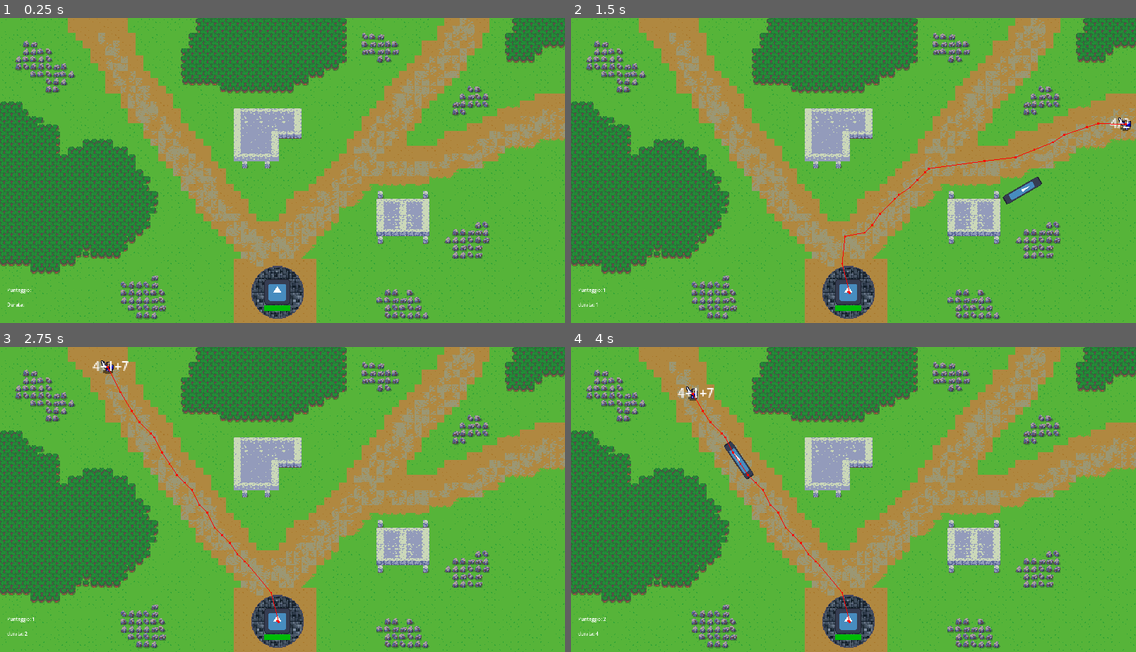
Above: before the commit, frames 1-4 (two rows, left to right).
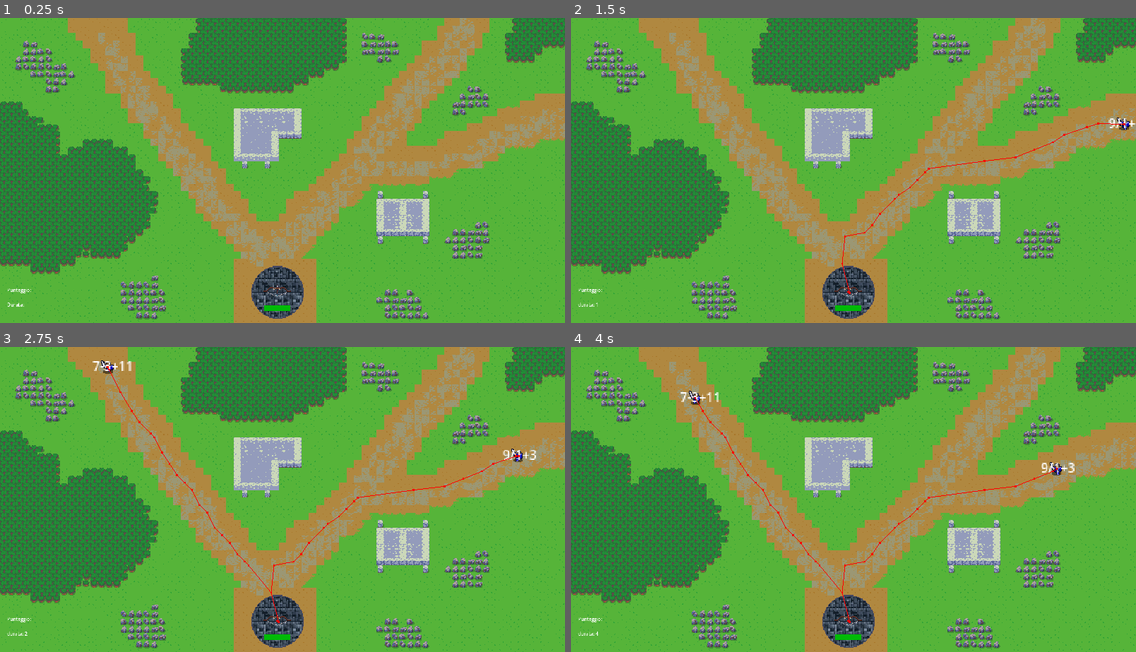
Above: after the commit, the same moments.

Repository: StefanoGavatta/MatematicaLanParty
Game: Godot game, scene res://world/world.tscn
Two runs of this game, one before a commit and one after it. Both use one fixed random seed, a clock stepped at 60 frames per second and the inputs below. The engine's default icon, where the game draws it, is replaced by a stand-in: a white triangle on a blue panel in a dark square.
Inputs:
- Up to frame 1 (0.25 s): no input
- Up to frame 2 (1.5 s): tap Enter at 0.5 s
- Up to frame 3 (2.75 s): no input
- Up to frame 4 (4 s): no input

The runs differ from the first frame. In frame 1, 0.3% of the frame differs, in the area x 46-52%, y 85-94%; in frame 2, 0.6%; in frame 3, 0.7%; in frame 4, 0.9%, in the area x 5-90%, y 12-94%.

Commit message:
sistemato bug creazione espressioni e aggiunto sprite arco + freccia

Diff:
--- a/Cavalieri/cavaliere.gd
+++ b/Cavalieri/cavaliere.gd
@@ -56,7 +56,7 @@
 			velocità = 30
 
 
-func indovinatoMet():
-	indovinato = true
-	await get_tree().create_timer(4).timeout
-	queue_free()
+#func indovinatoMet():
+	#indovinato = true
+	#await get_tree().create_timer(4).timeout
+	#queue_free()
--- a/Cavalieri/distruggi_cavalieri.gd
+++ b/Cavalieri/distruggi_cavalieri.gd
@@ -6,29 +6,44 @@
 @onready var cavalieri: Node = $"../GeneratoreDiCavalieri/Cavalieri"
 @onready var input: LineEdit = $"../Input/Input"
 @onready var testo_vis: Label = $"../Input/SkinInput"
+@onready var bersaglio_sprite: AnimatedSprite2D = %Bersaglio/Sprite2D
+@onready var freccia: Sprite2D = %Bersaglio/Sprite2D2
 
 #controlla ogni frame che nella casella input sia presente il valore corretto
 func _process(delta: float) -> void:
 	var cavalieriPresenti = cavalieri.get_children()
 	for i in range(len(cavalieriPresenti)):
 		if input.text == str(cavalieriPresenti[i].risultato) && !cavalieriPresenti[i].indovinato:
-			cavalieriPresenti[i].indovinatoMet()
+			bersaglio_sprite.look_at(cavalieriPresenti[i].global_position)
+			freccia.look_at(cavalieriPresenti[i].global_position)
+			$"../Input".resetInput()
+			istanziaProiettile(cavalieriPresenti[i])
+			cavalieriPresenti[i].indovinato =  true
 			cavalieriPresenti[i].velocità = cavalieriPresenti[i].velocità / 2
-			istanziaProiettile(cavalieriPresenti[i])
-			$"../Input".resetInput()
+			if !bersaglio_sprite.is_playing():
+				bersaglio_sprite.play("default")
+				freccia.visible = false
+				await bersaglio_sprite.animation_finished
+				freccia.visible = true
+
+
+
+
+
 
 #!!DEBUG!!
 var cavalieriDistrutti = 0
 
 #crea il proiettile e gli da i valori
 func istanziaProiettile(nemico: CharacterBody2D):
-		var colpoINST = colpo.instantiate()
-		colpoINST.position = %Bersaglio.position
-		colpoINST.direzione = nemico.position
-		colpoINST.bersaglio = nemico
-		add_child(colpoINST)
+	print("colpo istanziato")
+	var colpoINST = colpo.instantiate()
+	colpoINST.position = %Bersaglio.position
+	colpoINST.direzione = nemico.position
+	colpoINST.bersaglio = nemico
+	add_child(colpoINST)
 
 
-		#!!RIMUOVERE DOPO DEBUG!!
-		cavalieriDistrutti += 1
-		$"../Punteggio".text = "Punteggio: "+str(cavalieriDistrutti)
+	#!!RIMUOVERE DOPO DEBUG!!
+	cavalieriDistrutti += 1
+	$"../Punteggio".text = "Punteggio: "+str(cavalieriDistrutti)
--- a/Cavalieri/genera_espressione.gd
+++ b/Cavalieri/genera_espressione.gd
@@ -1,149 +1,171 @@
 @icon("res://Icons/node/icon_parchment.png")
+extends Node
 
-extends Node
-#!!!!SCRIPT ALTAMENTE POCO EFFICIENTE!!!!
-
-
-#lambda function per determinare la difficoltà in base alle probabilità
-var difficolta = func():
-	var numeroID = randi_range(1,10)
-	if numeroID > 0 && numeroID <= 5:
-		return 1
-	elif numeroID > 5 && numeroID <= 8:
-		return 2
-	elif numeroID >= 9:
-		return 3
+# Configuration
+@export var numeroMin: int = 1
+@export var numeroMax: int = 12
 
 @onready var espressione: Label = $"../Espressione"
 @onready var risultato: Label = $"../Risultato"
 
-@export var numeroMin: int = 1
-@export var numeroMax: int = 12
+# Difficulty levels and their probabilities
+var difficulty_ranges = {
+	"easy": {"range": [1, 5], "value": 1},
+	"medium": {"range": [6, 8], "value": 2},
+	"hard": {"range": [9, 10], "value": 3}
+}
 
-#chiama la lambda function e affida il valore
+func get_difficulty() -> int:
+	var roll = randi_range(1, 10)
+	for difficulty in difficulty_ranges.values():
+		if roll >= difficulty.range[0] and roll <= difficulty.range[1]:
+			return difficulty.value
+	return 1  # Default to easy if something goes wrong
+
 func _ready() -> void:
-	difficolta = difficolta.call()
-	get_parent().difficolta = difficolta
-	calcolatore(AssemblaNumero(selezionaNumeri(difficolta)))
+	var current_difficulty = get_difficulty()
+	get_parent().difficolta = current_difficulty
+	generate_valid_expression(current_difficulty)
 
-#seleziona da 2 a 4 numeri e inserisce nell'array
-func selezionaNumeri(difficolta: int)->Array:
-	var numeri = []
-	for i in range(difficolta):
-		numeri.append(randi_range(numeroMin,numeroMax))
-	return numeri
+func generate_valid_expression(difficulty: int) -> void:
+	var valid = false
+	var attempts = 0
+	var max_attempts = 10  # Prevent infinite loops
 
-#inserisce in mezzo ai numeri uno tra i 4 simboli(* e /) possono esseree utilizzati solo una volta
-func AssemblaNumero(numeri:Array):
-	var positions = -1
-	var simboli = ["+","-","*","/"]
-	for i in range(difficolta):
-		if positions < len(numeri):
-			positions += 2
-			numeri.insert(positions,simboli.pick_random())
+	while !valid and attempts < max_attempts:
+		var numbers = select_numbers(difficulty)
+		var expression_array = assemble_expression(numbers)
+		var result = calculate_expression(expression_array)
 
-			if "*" in numeri and simboli.has("*"):
-				simboli.erase("*")
-			if "/" in numeri and simboli.has("/"):
-				simboli.erase("/")
+		if is_valid_result(result):
+			display_expression(expression_array, result)
+			valid = true
+		else:
+			attempts += 1
 
-	numeri.append(randi_range(numeroMin,numeroMax))#aggiunge l'ultimo numero
-	return numeri
+	if !valid:
+		# Fallback to a simple expression if we couldn't generate a valid one
+		generate_fallback_expression()
 
-func calcolatore(numeri:Array):
-	get_parent().risultato = verificaRisultato(trovaX(numeri))
+func select_numbers(difficulty: int) -> Array:
+	var numbers = []
+	for i in range(difficulty + 1):
+		numbers.append(int(randi_range(numeroMin, numeroMax)))
+	return numbers
 
-	if nuoviNumeri != null:#se l'espressione è stata cambiata scriverà i nuovi valori
-		for i in len(nuoviNumeri):
-			espressione.text += str(nuoviNumeri[i])
-	else: #altrimenti userà quella base
-		for i in len(numeri):
+func assemble_expression(numbers: Array) -> Array:
+	var expression = []
+	var available_operators = ["+", "-", "*", "/"]
+	var complex_operators = ["*", "/"]
 
+	var complex_op_count = 0
+	var max_complex_ops = 1
 
-			espressione.text += str(numeri[i])
+	for i in range(len(numbers) - 1):
+		expression.append(int(numbers[i]))
 
-	risultato.text = str(get_parent().risultato) #!!!!!! debug !!!
+		var valid_operators = available_operators.duplicate()
+		if complex_op_count >= max_complex_ops:
+			valid_operators = valid_operators.filter(func(op): return op not in complex_operators)
+
+		var operator = valid_operators[randi() % len(valid_operators)]
+		expression.append(operator)
+
+		if operator in complex_operators:
+			complex_op_count += 1
+
+	expression.append(int(numbers[-1]))
+	return expression
+
+func is_valid_result(result) -> bool:
+	if result == null:
+		return false
+	if typeof(int(result)) != TYPE_INT:
+		return false
+	if int(result) < 1:
+		return false
+	return true
+
+func safe_convert_to_int(value) -> int:
+	if typeof(value) == TYPE_STRING:
+		if not value.is_valid_int():
+			return 0
+		return value.to_int()
+	elif typeof(value) == TYPE_INT:
+		return value
+	elif typeof(value) == TYPE_FLOAT:
+		return int(value)
+	return 0
+
+func calculate_expression(expr: Array):
+	var calc_array = expr.duplicate()
+
+	# First pass: Handle multiplication and division
+	var i = 0
+	while i < calc_array.size():
+		if i + 2 >= calc_array.size():
+			break
+
+		var current_operator = str(calc_array[i + 1])
+		if current_operator == "*" or current_operator == "/":
+			var left = safe_convert_to_int(calc_array[i])
+			var right = safe_convert_to_int(calc_array[i + 2])
+			var result
+
+			if current_operator == "*":
+				result = left * right
+			else:  # Division
+				if right == 0 or left % right != 0:
+					return null
+				result = left / right
+
+			# Replace the three items with the result
+			calc_array[i] = result
+			calc_array.remove_at(i + 1)  # Remove operator
+			calc_array.remove_at(i + 1)  # Remove second number
+		else:
+			i += 2
+
+	# Second pass: Handle addition and subtraction
+	i = 0
+	while i < calc_array.size():
+		if i + 2 >= calc_array.size():
+			break
+
+		var current_operator = str(calc_array[i + 1])
+		var left = safe_convert_to_int(calc_array[i])
+		var right = safe_convert_to_int(calc_array[i + 2])
+		var result
+
+		if current_operator == "+":
+			result = left + right
+		elif current_operator == "-":
+			result = left - right
+
+		# Replace the three items with the result
+		calc_array[i] = result
+		calc_array.remove_at(i + 1)  # Remove operator
+		calc_array.remove_at(i + 1)  # Remove second number
+
+	return safe_convert_to_int(calc_array[0])
+
+func display_expression(expr_array: Array, result: int) -> void:
+	var expr_text = ""
+	for item in expr_array:
+		expr_text += str(item)
+
+	espressione.text = expr_text
+	risultato.text = str(result)
+	get_parent().risultato = int(result)
 
 	#var operazioni = FileAccess.open("res://operazioni.txt", FileAccess.READ_WRITE)
 	#operazioni.seek_end()
-	#operazioni.store_string(espressione.text + " = "+ risultato.text + "\n")
+	#operazioni.store_string(expr_text + " = " + str(result) + "\n")
 	#operazioni.close()
-	queue_free() #si autodistrugge perchè ormai inutile
 
-
-var nuoviNumeri= null
-func verificaRisultato(risultato):
-
-	# si assicura che il valore sia intero
-	if typeof(risultato) == TYPE_FLOAT or risultato is float or risultato < 1:
-		nuoviNumeri = AssemblaNumero(selezionaNumeri(difficolta))
-		return verificaRisultato(trovaX(nuoviNumeri))
-
-	# converte in intero
-	return int(risultato)
-
-
-
-func trovaX(numeri:Array):
-	var calcolati = numeri.duplicate()
-
-	#ci assicuriamo che le divisioni non generi floats (unico operatore che può farlo)
-	while "/" in calcolati:
-		var indice = calcolati.find("/")
-		if indice > 0 and indice < calcolati.size() - 1:
-			# affidiamo divisore e dividendo
-			var divisore = calcolati[indice+1]
-			var dividendo = calcolati[indice-1]
-
-			#se float ricalcoliamo restituendo zero perciò verrà ricreata per le regole
-			#messe in "verificaRisultato()"
-			if dividendo % divisore != 0:
-				return 0
-
-			#vengono presi i numeri 1 posizione avanti e una indietro al segno
-			#e vengono confrontate secondo quest'ultimo per poi venire utto rimosso
-			#e lasciato un solo valore
-			var numero = dividendo / divisore
-			calcolati.remove_at(indice+1)
-			calcolati.remove_at(indice)
-			calcolati.remove_at(indice-1)
-			calcolati.insert(indice-1, numero)
-		else:
-			break
-
-	#calcoliamo il resto dei segni che non forniscono particolari problematiche
-	while "*" in calcolati:
-		var indice = calcolati.find("*")
-		if indice > 0 and indice < calcolati.size() - 1:
-			var numero = calcolati[indice-1] * calcolati[indice+1]
-			calcolati.remove_at(indice+1)
-			calcolati.remove_at(indice)
-			calcolati.remove_at(indice-1)
-			calcolati.insert(indice-1, numero)
-		else:
-			break
-
-	while "+" in calcolati or "-" in calcolati:
-		if "+" in calcolati:
-			var indice = calcolati.find("+")
-			if indice > 0 and indice < calcolati.size() - 1:
-				var numero = calcolati[indice-1] + calcolati[indice+1]
-				calcolati.remove_at(indice+1)
-				calcolati.remove_at(indice)
-				calcolati.remove_at(indice-1)
-				calcolati.insert(indice-1, numero)
-			else:
-				break
-
-		elif "-" in calcolati:
-			var indice = calcolati.find("-")
-			if indice > 0 and indice < calcolati.size() - 1:
-				var numero = calcolati[indice-1] - calcolati[indice+1]
-				calcolati.remove_at(indice+1)
-				calcolati.remove_at(indice)
-				calcolati.remove_at(indice-1)
-				calcolati.insert(indice-1, numero)
-			else:
-				break
-	#ritorna l'unico numero rimasto nell'array
-	return calcolati[0] if calcolati.size() > 0 else 0
+func generate_fallback_expression() -> void:
+	var num1 = int(randi_range(numeroMin, numeroMax))
+	var num2 = int(randi_range(numeroMin, numeroMax))
+	var expr_array = [num1, "+", num2]
+	var result = num1 + num2
+	display_expression(expr_array, result)
--- a/Objects/colpo.tscn
+++ b/Objects/colpo.tscn
@@ -1,13 +1,13 @@
 [gd_scene load_steps=5 format=3 uid="uid://tg4p2w58os6g"]
 
 [ext_resource type="Script" path="res://Objects/colpo.gd" id="1_25u4o"]
-[ext_resource type="Texture2D" uid="uid://d2slv17teqw3j" path="res://icon.svg" id="2_tqtom"]
+[ext_resource type="Texture2D" uid="uid://c0g0pg17stjft" path="res://bersaglio/freccia_sprite.png" id="2_r8mpj"]
 
 [sub_resource type="RectangleShape2D" id="RectangleShape2D_cfyeb"]
-size = Vector2(18, 86)
+size = Vector2(6, 24)
 
 [sub_resource type="CircleShape2D" id="CircleShape2D_jpct0"]
-radius = 13.0
+radius = 5.0
 
 [node name="Colpo" type="CharacterBody2D"]
 collision_layer = 0
@@ -15,12 +15,12 @@
 script = ExtResource("1_25u4o")
 
 [node name="Sprite2D" type="Sprite2D" parent="."]
-position = Vector2(2.38419e-07, 7)
-scale = Vector2(0.15625, 0.6875)
-texture = ExtResource("2_tqtom")
+position = Vector2(-1, 4)
+rotation = -0.785398
+texture = ExtResource("2_r8mpj")
 
 [node name="CollisionShape2D" type="CollisionShape2D" parent="."]
-position = Vector2(0, 7)
+position = Vector2(0, 3)
 shape = SubResource("RectangleShape2D_cfyeb")
 
 [node name="AutoDistruzione" type="Timer" parent="."]
@@ -31,7 +31,7 @@
 collision_mask = 3
 
 [node name="CollisionShape2D" type="CollisionShape2D" parent="Radar"]
-position = Vector2(0, -36)
+position = Vector2(0, -9)
 shape = SubResource("CircleShape2D_jpct0")
 
 [connection signal="timeout" from="AutoDistruzione" to="." method="_on_auto_distruzione_timeout"]
--- a/bersaglio/bersaglio.tscn
+++ b/bersaglio/bersaglio.tscn
@@ -1,7 +1,44 @@
-[gd_scene load_steps=6 format=3 uid="uid://dq4drko6yx7oy"]
+[gd_scene load_steps=12 format=3 uid="uid://dq4drko6yx7oy"]
 
 [ext_resource type="Script" path="res://bersaglio/bersaglio.gd" id="1_ahdug"]
-[ext_resource type="Texture2D" uid="uid://d2slv17teqw3j" path="res://icon.svg" id="1_j3d11"]
+[ext_resource type="Texture2D" uid="uid://cph3ogdblskql" path="res://bersaglio/arco_sprite-Sheet.png" id="2_4k1nj"]
+[ext_resource type="Texture2D" uid="uid://c0g0pg17stjft" path="res://bersaglio/freccia_sprite.png" id="3_j4sbx"]
+
+[sub_resource type="AtlasTexture" id="AtlasTexture_yr1xb"]
+atlas = ExtResource("2_4k1nj")
+region = Rect2(0, 0, 65, 25)
+
+[sub_resource type="AtlasTexture" id="AtlasTexture_gu8xe"]
+atlas = ExtResource("2_4k1nj")
+region = Rect2(65, 0, 65, 25)
+
+[sub_resource type="AtlasTexture" id="AtlasTexture_c5w3g"]
+atlas = ExtResource("2_4k1nj")
+region = Rect2(130, 0, 65, 25)
+
+[sub_resource type="AtlasTexture" id="AtlasTexture_i8kg5"]
+atlas = ExtResource("2_4k1nj")
+region = Rect2(195, 0, 65, 25)
+
+[sub_resource type="SpriteFrames" id="SpriteFrames_ti6ac"]
+animations = [{
+"frames": [{
+"duration": 1.0,
+"texture": SubResource("AtlasTexture_yr1xb")
+}, {
+"duration": 1.0,
+"texture": SubResource("AtlasTexture_gu8xe")
+}, {
+"duration": 1.0,
+"texture": SubResource("AtlasTexture_c5w3g")
+}, {
+"duration": 1.0,
+"texture": SubResource("AtlasTexture_i8kg5")
+}],
+"loop": false,
+"name": &"default",
+"speed": 5.0
+}]
 
 [sub_resource type="CircleShape2D" id="CircleShape2D_i1m11"]
 radius = 70.0286
@@ -17,11 +54,23 @@
 collision_mask = 3
 script = ExtResource("1_ahdug")
 
-[node name="Sprite2D" type="Sprite2D" parent="."]
-texture = ExtResource("1_j3d11")
+[node name="Sprite2D" type="AnimatedSprite2D" parent="."]
+z_index = 10
+scale = Vector2(2.135, 2.135)
+sprite_frames = SubResource("SpriteFrames_ti6ac")
+frame = 3
+metadata/_edit_lock_ = true
+
+[node name="Sprite2D2" type="Sprite2D" parent="."]
+z_index = 9
+position = Vector2(-3, -4)
+rotation = -0.785398
+scale = Vector2(2.54895, 2.36041)
+texture = ExtResource("3_j4sbx")
 
 [node name="CollisionShape2D" type="CollisionShape2D" parent="."]
 shape = SubResource("CircleShape2D_i1m11")
+metadata/_edit_lock_ = true
 
 [node name="ProgressBar" type="ProgressBar" parent="."]
 offset_left = -64.0
--- a/world/world.tscn
+++ b/world/world.tscn
@@ -755,7 +755,6 @@
 scale = Vector2(0.43, 0.43)
 
 [node name="GeneratoreDiCavalieri" parent="." instance=ExtResource("4_gn8x3")]
-minSpawn = 2.0
 maxSpawn = 3.0
 
 [node name="Posizioni" type="Node2D" parent="GeneratoreDiCavalieri"]
@@ -824,7 +823,6 @@
 metadata/_edit_use_anchors_ = true
 
 [node name="AI" parent="." instance=ExtResource("6_6kvby")]
-enable = true
 FireRate = 2.5
 
 [node name="Durata" type="Label" parent="."]
Binary file added: bersaglio/arco_sprite-Sheet.png
Not shown, added: bersaglio/arco_sprite-Sheet.png.import
Binary file added: bersaglio/freccia_sprite.png
Not shown, added: bersaglio/freccia_sprite.png.import
Not shown, changed: operazioni.txt
